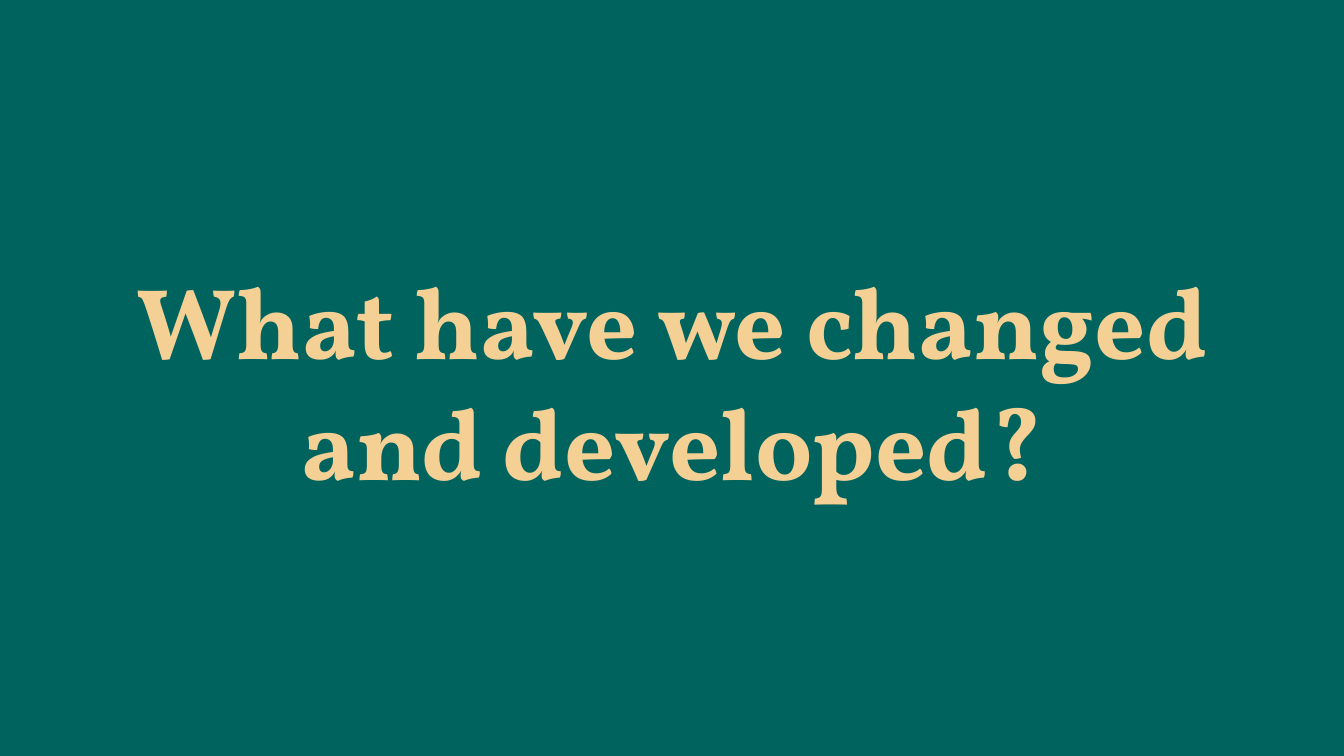
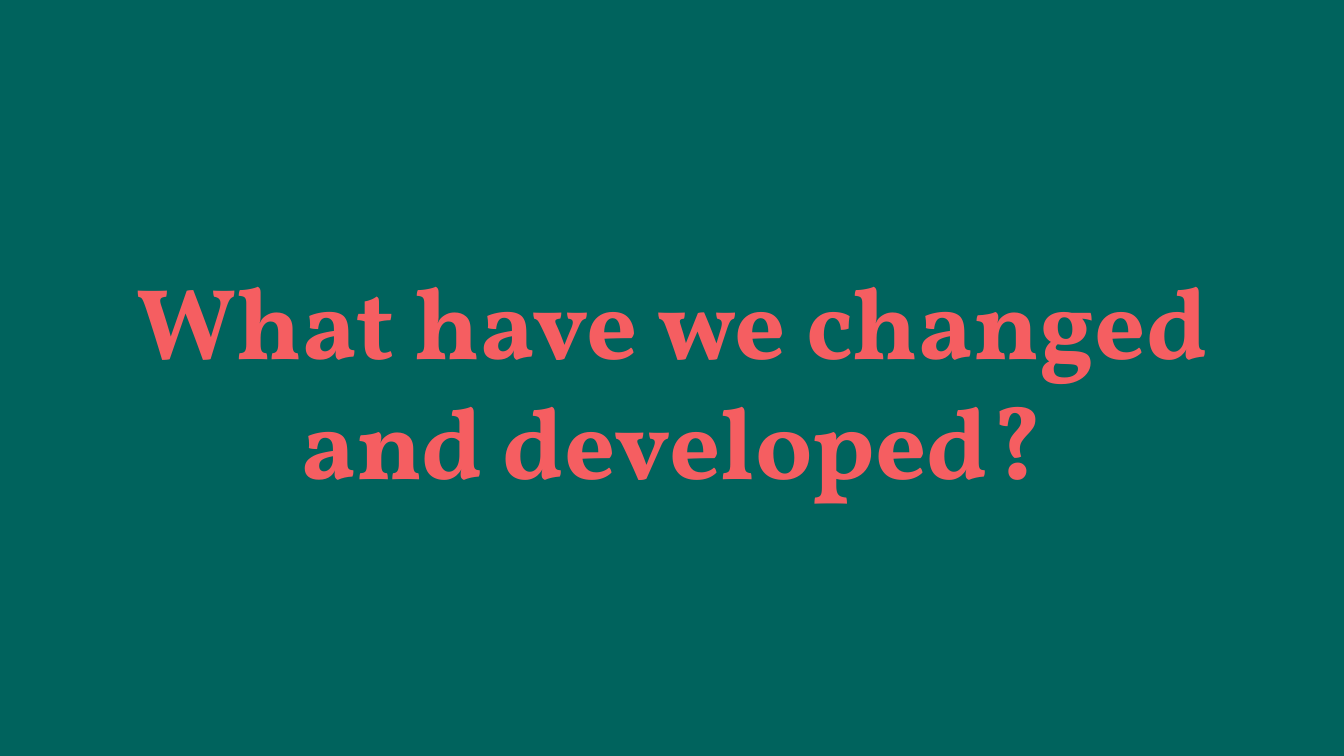
Before and after one commit to CamH04/Enterprise-Project-Group-9, a slide deck: slide 4 of Assignment2/B6 Presentation Documentation and Prototype/presentations/MY Software Presentation 3.pptx. Drawn at 1344x756 pixels with LibreOffice and Linux fonts; fonts in the diff are those of the drawing; background and template pictures are left out. Boxes give left, top, right and bottom in pixels: in the first picture for what was removed or moved away, otherwise in the second. Text is boxed around its words. In the diff, an @@ line names an element or a change of style, - is before the commit and + after.

```diff
--- a/Assignment2/B6 Presentation Documentation and Prototype/presentations/MY Software Presentation 3.pptx
+++ b/Assignment2/B6 Presentation Documentation and Prototype/presentations/MY Software Presentation 3.pptx
@@ title "What have we changed and ..." at (x1=136, y1=287, x2=1208, y2=504): text colour #F5D095 to #F55E61 @@
```
Also in this commit, not shown: 6 other slides changed, 2 other files.
